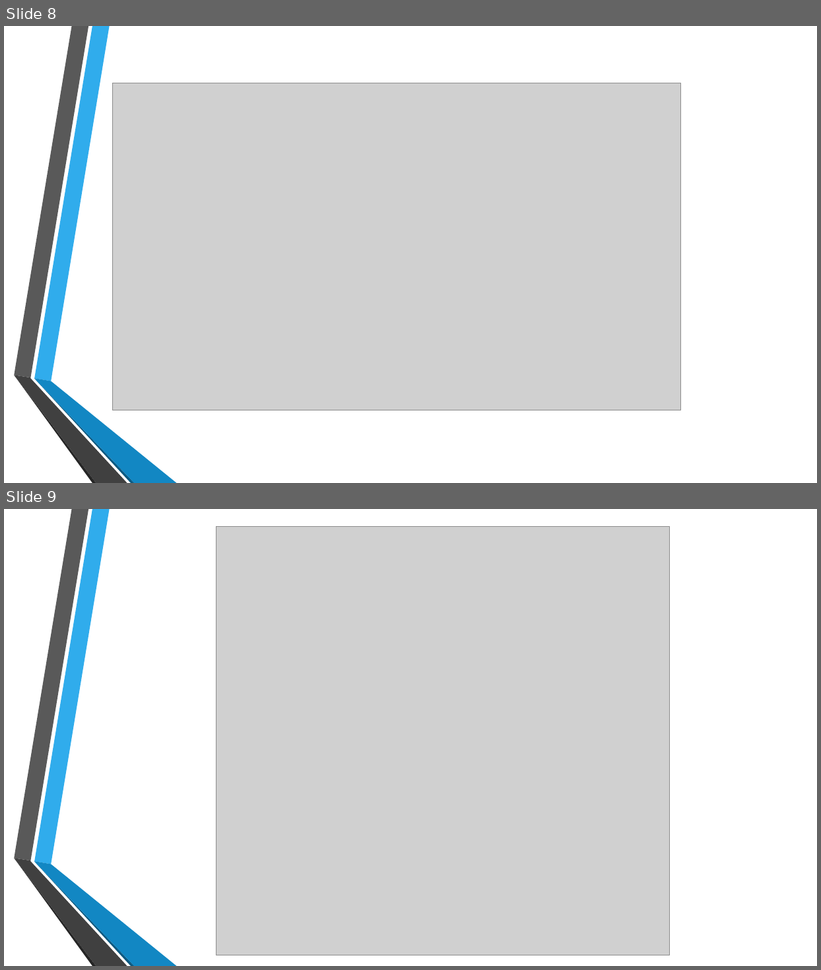
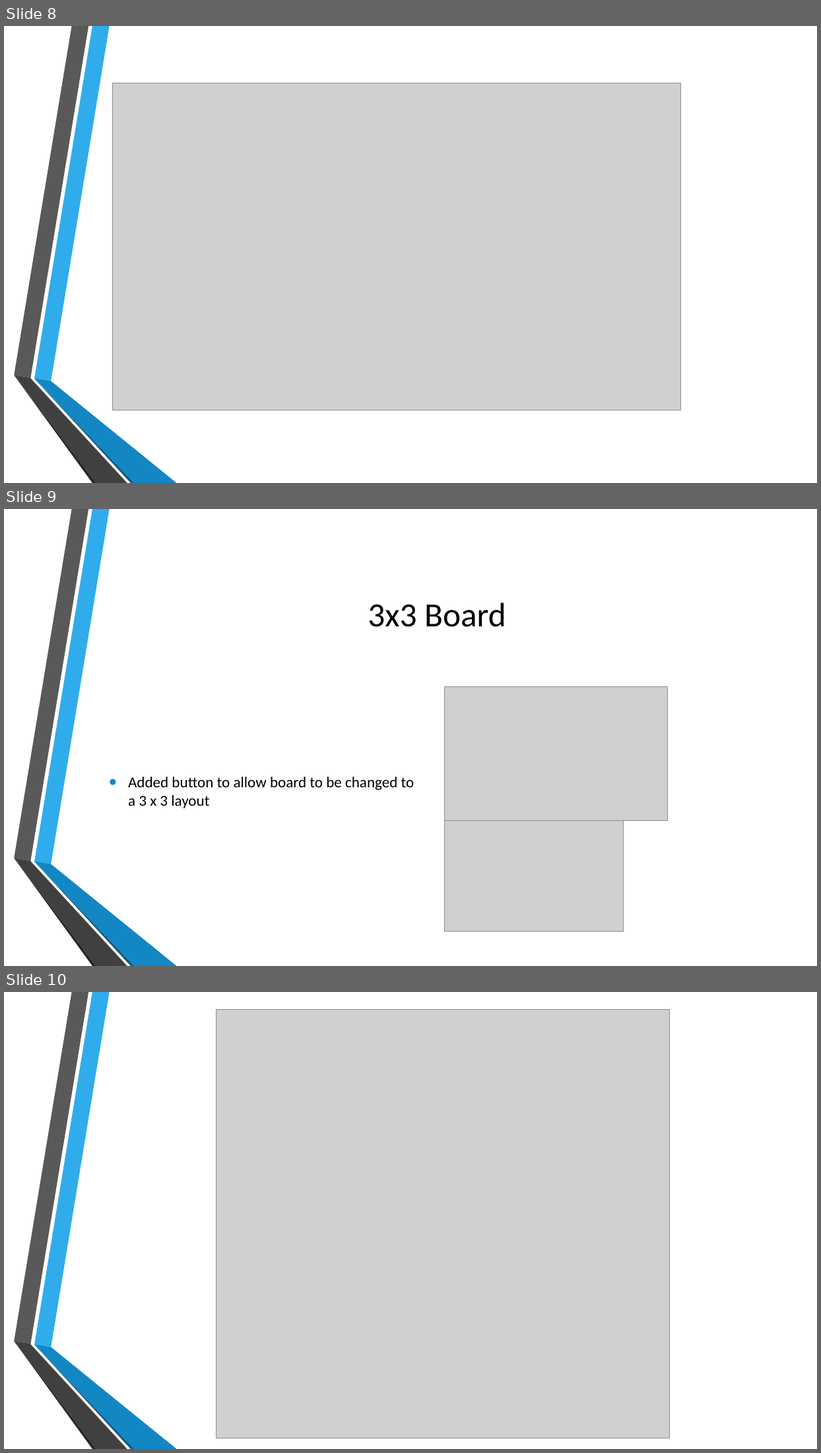
Before and after one commit to arilok/slidingGame, a slide deck: Presentation 6-2.pptx. Shown one above the other, each under a label of ours: slides 8 and 9 before the commit, slides 8, 9 and 10 after it. The pictures are 821x970 and 821x1453 pixels, drawn with LibreOffice and Linux fonts; fonts in the diff are those of the drawing; grey boxes stand for pictures; background and template pictures are left out. Boxes give left, top, right and bottom in pixels: in the first picture for what was removed or moved away, otherwise in the second. Text is boxed around its words. In the diff, an @@ line names an element or a change of style, - is before the commit and + after.

```diff
--- a/Presentation 6-2.pptx
+++ b/Presentation 6-2.pptx
@@ slide 9 added at (4,509,817,966), background picture (left out); not listed: 6 template elements that a slide beside it also shows @@
@@ title added at (368,603,506,627), 40 pt, text #000000 @@
+3x3 Board
@@ picture added at (445,687,668,821) @@
@@ text added at (128,777,415,809), 18 pt, text #000000 @@
+• Added button to allow board to be changed to a 3 x 3 layout
@@ picture added at (445,821,624,931) @@
@@ what was slide 9 is now slide 10 @@
```
Also in this commit, not shown: 3 other files.
